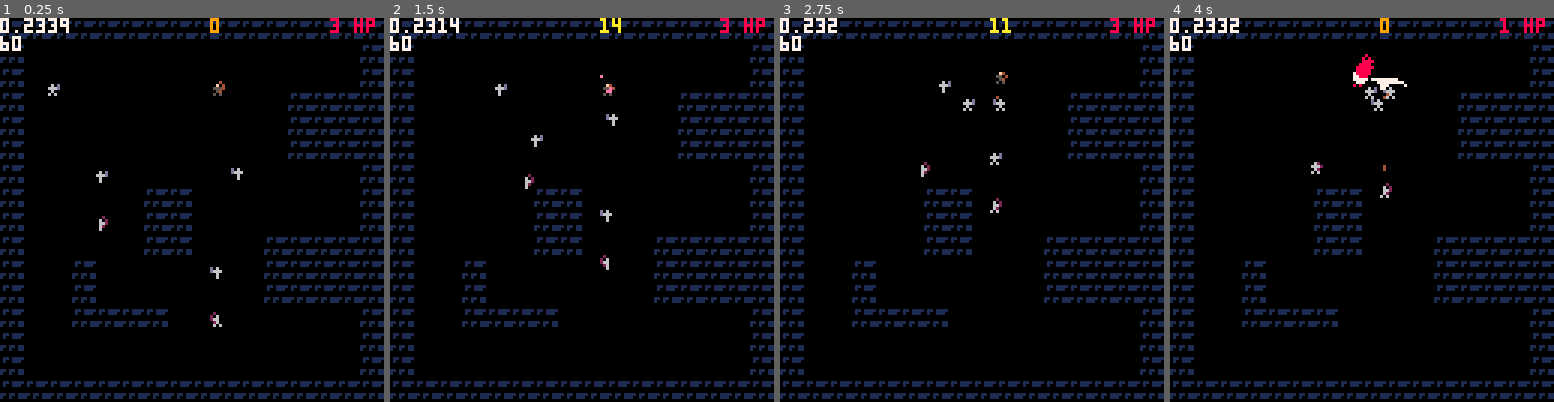
Above: before the commit, frames 1-4 (left to right).
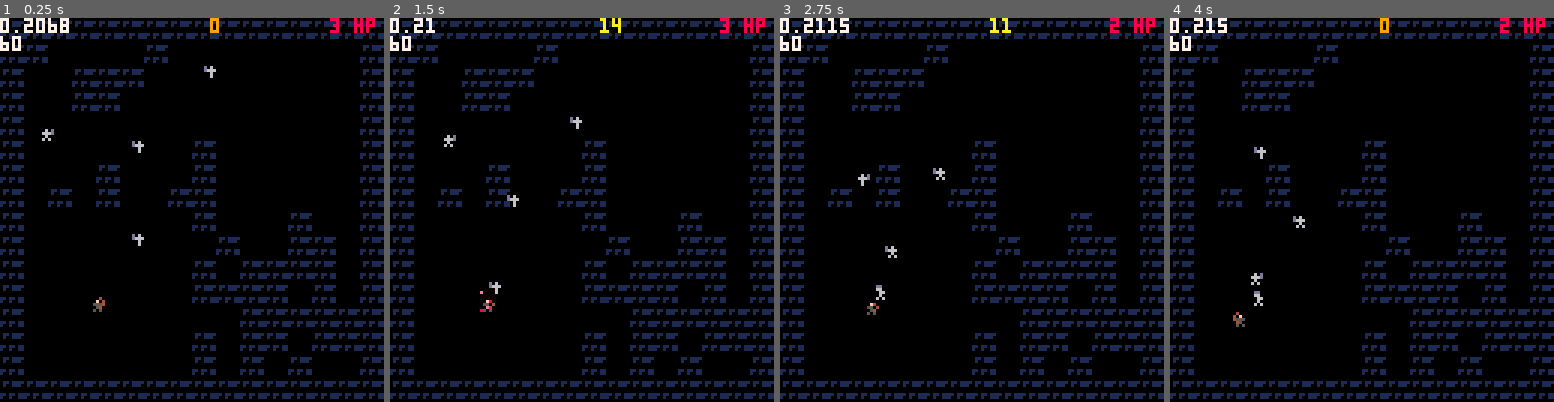
Above: after the commit, the same moments.

Repository: ironchestgames/pico-8-carts
Game: PICO-8 cartridge epicevilender.p8
Same seed, same stepped clock (60 frames per second), same inputs: the game is played once before the commit and once after it.
Inputs:
- Up to frame 1 (0.25 s): no input
- Up to frame 2 (1.5 s): tap X (X key) at 0.33, 1.07 s; tap O (Z key) at 0.7 s
- Up to frame 3 (2.75 s): hold Right 1.6-2.1 s; tap O (Z key) at 1.7, 2.1, 2.5 s; tap X (X key) at 1.85 s; hold Up 2.15-2.42 s; hold Right from 2.47 s (still down)
- Up to frame 4 (4 s): tap O (Z key) at 2.9, 3.3, 3.7 s; tap X (X key) at 2.97 s; release Right at 3.03 s; hold Left 3.08-3.58 s; hold Down 3.63-3.97 s

The runs differ from the first frame. In frame 1, 7.9% of the frame differs, in the area x 6-94%, y 0-93%; in frame 2, 7.9%; in frame 3, 8.0%; in frame 4, 8.3%.

Commit message:
epicevilender - random maps

Diff:
--- a/epicevilender.p8
+++ b/epicevilender.p8
@@ -482,7 +482,73 @@
  attacks={}
  pemitters={}
 
- -- init floormap
+ local basemap={}
+
+ -- create base map
+ for i=1,100 do
+  local x=flr(rnd(14))+1
+  local y=flr(rnd(14))+65
+  if i == 100 then
+   x=mid(2,x,13)
+   y=mid(66,y,64+13)
+   sset(x+1,y,0)
+   sset(x+1,y+1,0)
+   sset(x,y+1,0)
+   sset(x-1,y+1,0)
+   sset(x-1,y,0)
+   sset(x-1,y-1,0)
+   sset(x,y-1,0)
+   sset(x+1,y-1,0)
+
+   sset(x,y,15)
+  elseif i > 95 then
+   x=mid(2,x,13)
+   y=mid(66,y,64+13)
+   sset(x+1,y,0)
+   sset(x+1,y+1,0)
+   sset(x,y+1,0)
+   sset(x-1,y+1,0)
+   sset(x-1,y,0)
+   sset(x-1,y-1,0)
+   sset(x,y-1,0)
+   sset(x+1,y-1,0)
+
+   sset(x,y,6)
+  else -- wall
+   sset(x,y,1)
+  end
+ end
+
+ for i=1,3 do
+  for _y=1,14 do
+   for _x=1,14 do
+    local _col=sget(_x,_y+64)
+    local a={
+     sget(_x+1,_y),
+     sget(_x+1,_y+1),
+     sget(_x,_y+1),
+     sget(_x-1,_y+1),
+     sget(_x-1,_y),
+     sget(_x-1,_y-1),
+     sget(_x,_y-1),
+     sget(_x+1,_y-1),
+    }
+    local c=0
+    for e in all(a) do
+     if e == 1 then
+      c+=1
+     end
+    end
+    if _col == 1 and c == 0 then
+     sset(_x,_y+64,0)
+    elseif _col == 0 and c >= 7 then
+     sset(_x,_y+64,1)
+    end
+   end
+  end
+ end
+
+ -- init floormap and objects
  for _y=0,15 do
   floormap[_y]={}
   for _x=0,16 do
@@ -1507,19 +1573,19 @@
 00000000000000000000000000000000000000000000000000000000000000000000000000000000000000000000000000000000000000000000000000000000
 00000000000000000000000000000000000000000000000000000000000000000000000000000000000000000000000000000000000000000000000000000000
 00000000000000000000000000000000000000000000000000000000000000000000000000000000000000000000000000000000000000000000000000000000
-11111111111111111111111111111111111111111111111100000000000000000000000000000000000000000000000000000000000000000000000000000000
-10000000000000011000000000000001100000000000000100000000000000000000000000000000000000000000000000000000000000000000000000000000
-10000000000000011000600600060001100000000000000100000000000000000000000000000000000000000000000000000000000000000000000000000000
-106000000f001111106000600f001111106000000f00111100000000000000000000000000000000000000000000000000000000000000000000000000000000
-10000000000011111000000000001111100000000000111100000000000000000000000000000000000000000000000000000000000000000000000000000000
-10000000000011111006060000001111100000000000111100000000000000000000000000000000000000000000000000000000000000000000000000000000
-10000000000000011000000000000001100000000000000100000000000000000000000000000000000000000000000000000000000000000000000000000000
-10006011006000011006001100606001100000110000000100000000000000000000000000000000000000000000000000000000000000000000000000000000
-10000011000000011000001100000001100000110000000100000000000000000000000000000000000000000000000000000000000000000000000000000000
-10007011000111111060001100011111100000110001111100000000000000000000000000000000000000000000000000000000000000000000000000000000
-10010000000111111001060000011111100100000001111100000000000000000000000000000000000000000000000000000000000000000000000000000000
-10010000060111111001000006011111100100000001111100000000000000000000000000000000000000000000000000000000000000000000000000000000
-10011110000000011001111000000001100111100000000100000000000000000000000000000000000000000000000000000000000000000000000000000000
-10000000070000011060000006060001100000000000000100000000000000000000000000000000000000000000000000000000000000000000000000000000
-10000000000000011000000000000001100000000000000100000000000000000000000000000000000000000000000000000000000000000000000000000000
-11111111111111111111111111111111111111111111111100000000000000000000000000000000000000000000000000000000000000000000000000000000
+11111111111111111111111111111111111111111111111111111111111111110000000000000000000000000000000000000000000000000000000000000000
+10000000000000011000000000000001100000000000000110000000000000010000000000000000000000000000000000000000000000000000000000000000
+10000000000000011000000000000001100060060006000110000000000000010000000000000000000000000000000000000000000000000000000000000000
+1000000000000001106000000f001111106000600f001111106000000f0011110000000000000000000000000000000000000000000000000000000000000000
+10000000000000011000000000001111100000000000111110000000000011110000000000000000000000000000000000000000000000000000000000000000
+10000000000000011000000000001111100606000000111110000000000011110000000000000000000000000000000000000000000000000000000000000000
+10000000000000011000000000000001100000000000000110000000000000010000000000000000000000000000000000000000000000000000000000000000
+10000000000000011000601100600001100600110060600110000011000000010000000000000000000000000000000000000000000000000000000000000000
+10000000000000011000001100000001100000110000000110000011000000010000000000000000000000000000000000000000000000000000000000000000
+10000000000000011000701100011111106000110001111110000011000111110000000000000000000000000000000000000000000000000000000000000000
+10000000000000011001000000011111100106000001111110010000000111110000000000000000000000000000000000000000000000000000000000000000
+10000000000000011001000006011111100100000601111110010000000111110000000000000000000000000000000000000000000000000000000000000000
+10000000000000011001111000000001100111100000000110011110000000010000000000000000000000000000000000000000000000000000000000000000
+10000000000000011000000007000001106000000606000110000000000000010000000000000000000000000000000000000000000000000000000000000000
+10000000000000011000000000000001100000000000000110000000000000010000000000000000000000000000000000000000000000000000000000000000
+11111111111111111111111111111111111111111111111111111111111111110000000000000000000000000000000000000000000000000000000000000000
Not shown, changed: epicevilender.png
